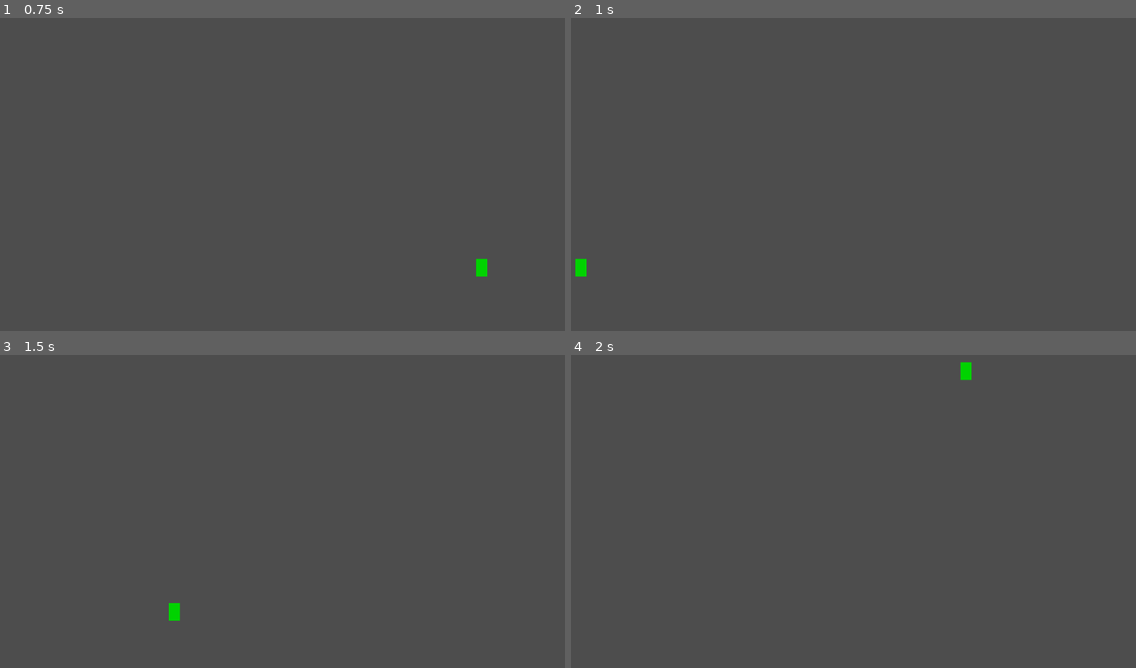
Above: before the commit, frames 1-4 (two rows, left to right).
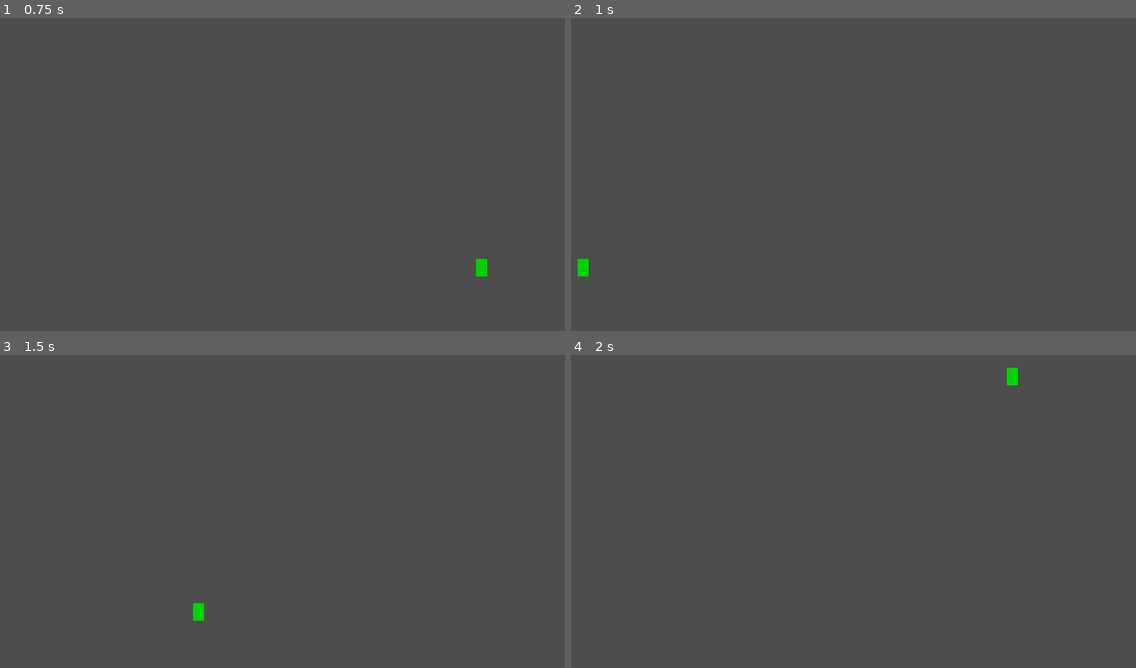
Above: after the commit, the same moments.

Repository: AndrewJDGalga/godot-simpleshooter
Game: Godot game, scene res://lv/test_space.tscn
Two runs of this game, one before a commit and one after it. Both use one fixed random seed, a clock stepped at 60 frames per second and the inputs below. The project has no main scene, so this scene is started directly.
Inputs:
- Up to frame 1 (0.75 s): tap Enter at 0.5 s; hold D (right) from 0.53 s (still down); tap Space (fire_laser) at 0.6 s
- Up to frame 2 (1 s): keep holding D (right)
- Up to frame 3 (1.5 s): release D (right) at 1.28 s; hold Down (down) from 1.28 s (still down); tap Space (fire_laser) at 1.35 s
- Up to frame 4 (2 s): keep holding Down (down)

Frame 1 is identical in both runs. In frame 2, less than 0.1% of the frame differs, in the area x 0-4%, y 76-83%; in frame 3, 0.2%; in frame 4, 0.2%, in the area x 68-80%, y 2-10%.

Commit message:
considering changes for feel, saving current version.

Diff:
--- a/entity/entityScripts/player_space.gd
+++ b/entity/entityScripts/player_space.gd
@@ -1,8 +1,7 @@
 extends Player
 
-@export var speed_limit = Vector2(60, 20)
 @export var speed = Vector2(40,10)
-@export var border_recovery = 1.0
+@export var border_recovery = 80.0
 var screen_limit:Vector2 = Vector2.ZERO
 var sprite = null
 var top_limit = 0
@@ -27,36 +26,28 @@
 	lock_to_screen()
 	laserHandler()
 
-	velocity.clamp(-speed_limit, speed_limit)
-	move_and_slide() #velocity * delta)
+	move_and_collide(velocity * delta)
 
 func lock_to_screen():
 	if global_position.x < left_limit:
-		velocity.x = 0
+		velocity.x = -border_recovery
 		global_position.x = right_limit
-		#velocity.x += 500
 	if global_position.x > right_limit:
-		velocity.x = 0
+		velocity.x = border_recovery
 		global_position.x = left_limit
-		#velocity.x -= 500
 	if global_position.y < top_limit:
-		velocity.y = 0
+		velocity.y = -border_recovery
 		global_position.y = bottom_limit
-		#velocity.y += 200
 	if global_position.y > bottom_limit:
-		velocity.y = 0
+		velocity.y = border_recovery
 		global_position.y = top_limit
-		#velocity.y -= 200
-		#print(velocity)
 
 func move_frictionless():
 	if Input.is_action_pressed("left"):
 		velocity.x -= speed.x
 	if Input.is_action_pressed("right"):
 		velocity.x += speed.x
-	#clamp(velocity.x, -speed_limit.x, speed_limit.x)
 	if Input.is_action_pressed("up"):
 		velocity.y -= speed.y
 	if Input.is_action_pressed("down"):
 		velocity.y += speed.y
-	#clamp(velocity.y, -speed_limit.y, speed_limit.y)
